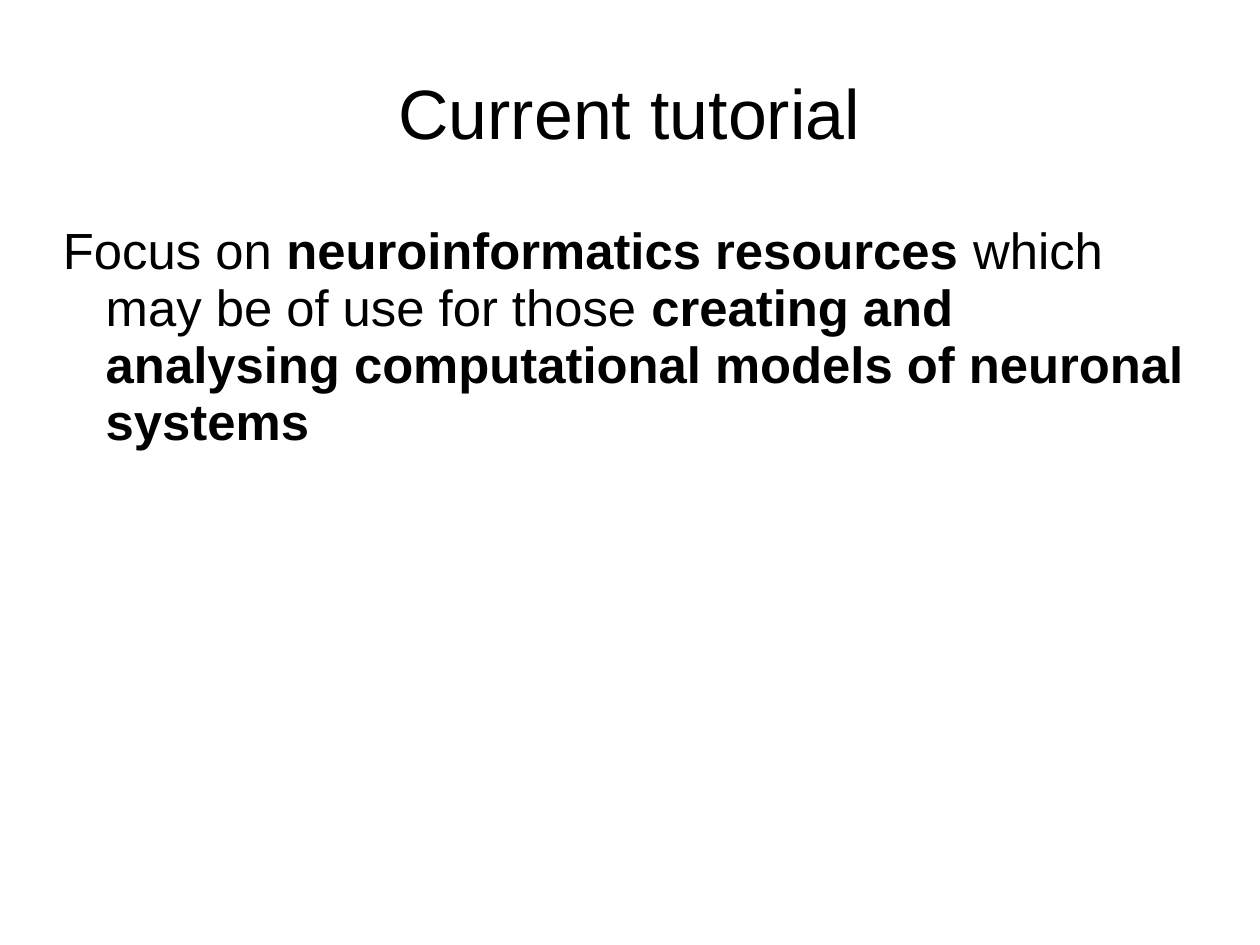
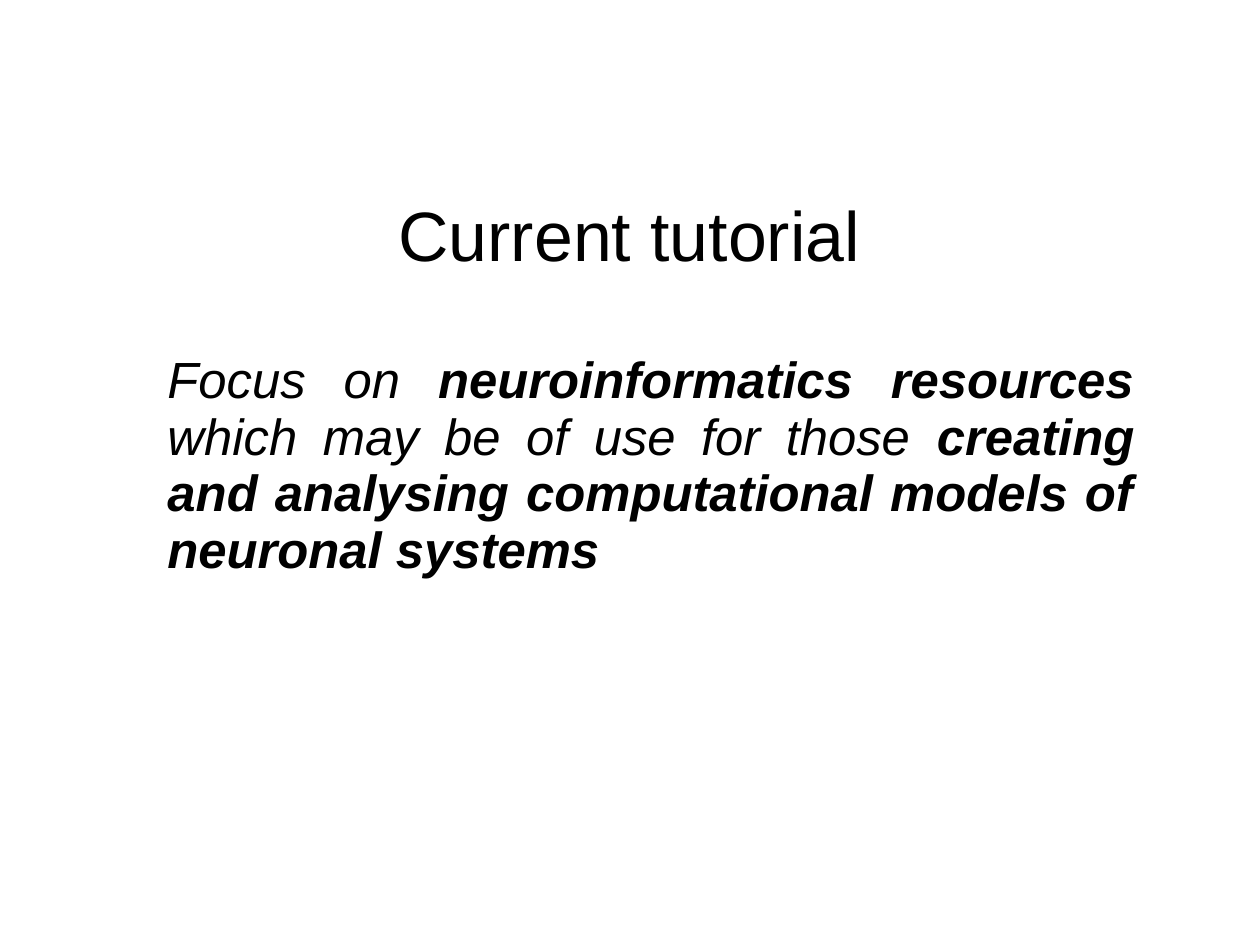
Before and after one commit to NeuralEnsemble/NeuroinformaticsTutorial, a slide deck: slide 3 of Part_1_Resources_for_computational_modellers/Introduction/Introduction.pptx. Drawn at 1260x945 pixels with LibreOffice and Linux fonts; fonts in the diff are those of the drawing. Boxes give left, top, right and bottom in pixels: in the first picture for what was removed or moved away, otherwise in the second. Text is boxed around its words. In the diff, an @@ line names an element or a change of style, - is before the commit and + after.

```diff
--- a/Part_1_Resources_for_computational_modellers/Introduction/Introduction.pptx
+++ b/Part_1_Resources_for_computational_modellers/Introduction/Introduction.pptx
@@ text "Current tutorial": place and size @@
-text "Current tutorial" at (398,88,860,140)
+text "Current tutorial" at (398,210,860,262)
@@ text "Focus on neuroinformatics resources which ...": place and size @@
-text "Focus on neuroinformatics resources which ..." at (63,232,1183,450)
+text "Focus on neuroinformatics resources which ..." at (167,361,1134,579)
@@ text "Focus on neuroinformatics resources which ..." at (167,361,1134,579): italic on; alignment left to justified; indent changed @@
```
Also in this commit, not shown: 3 other slides changed, 1 slide added, 2 slides removed, 1 other file.
